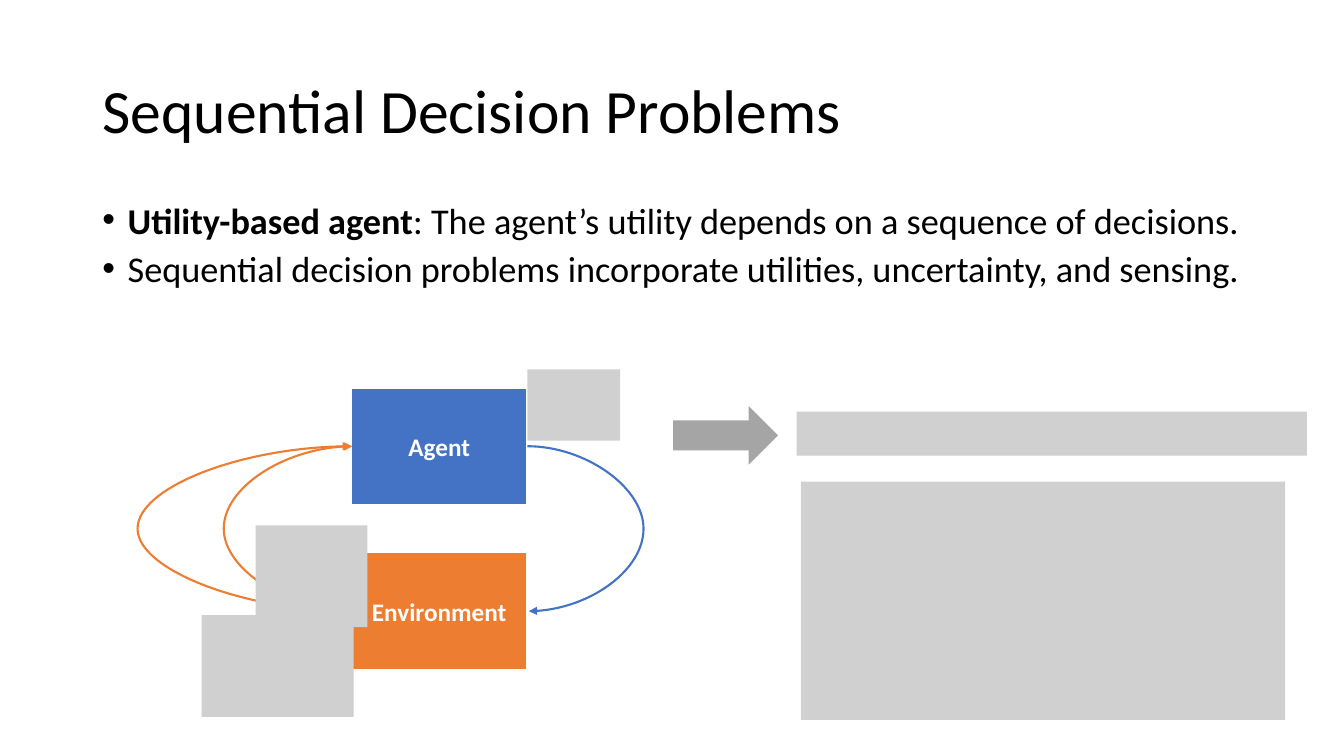
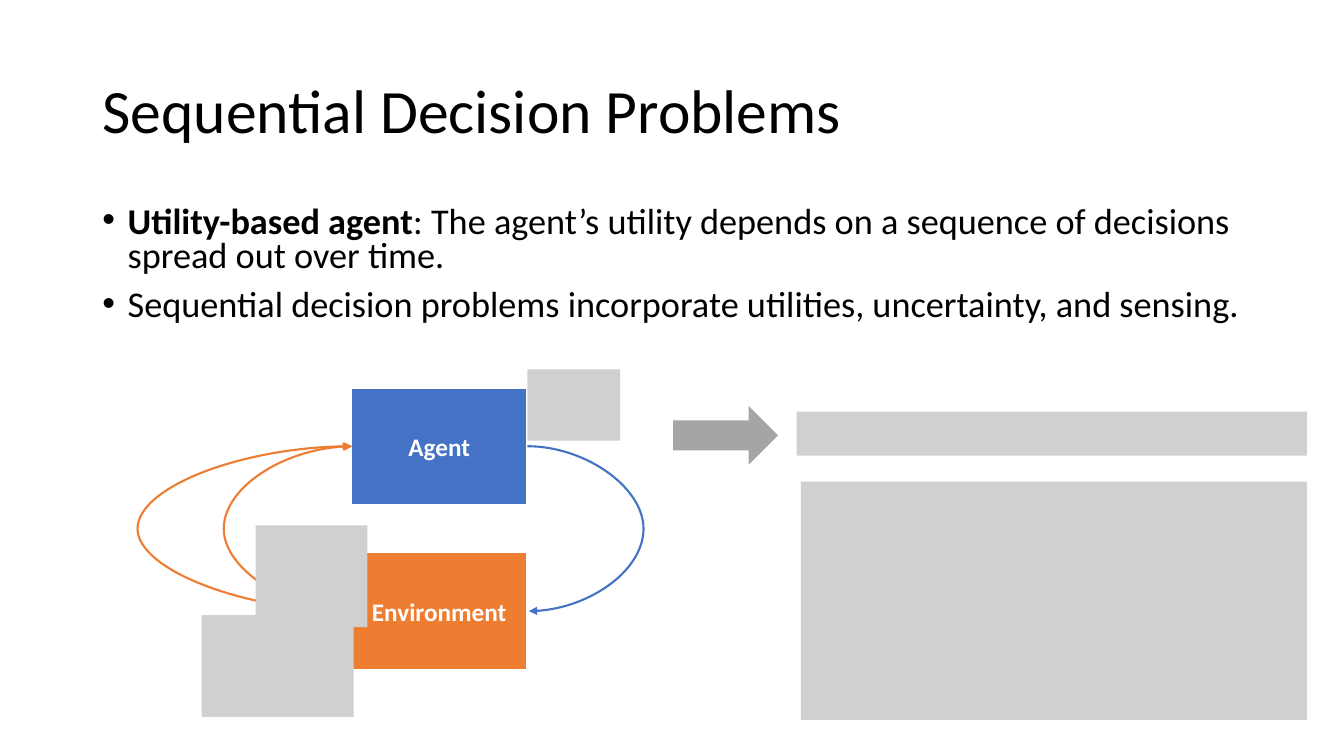
Before and after one commit to mhahsler/CS7320-AI, a slide deck: slide 3 of slides/22_Reinforcement_Learning.pptx. Drawn at 1344x756 pixels with LibreOffice and Linux fonts; fonts in the diff are those of the drawing; grey boxes stand for pictures. Boxes give left, top, right and bottom in pixels: in the first picture for what was removed or moved away, otherwise in the second. Text is boxed around its words. In the diff, an @@ line names an element or a change of style, - is before the commit and + after.

```diff
--- a/slides/22_Reinforcement_Learning.pptx
+++ b/slides/22_Reinforcement_Learning.pptx
@@ text at bbox=[128, 208, 1230, 274]: text changed @@
-• Utility-based agent: The agent’s utility depends on a sequence of decisions.
+• Utility-based agent: The agent’s utility depends on a sequence of decisions spread out over time.
@@ picture: place and size @@
-picture at bbox=[801, 482, 1286, 721]
+picture at bbox=[801, 482, 1307, 721]
```
Also in this commit, not shown: 8 other slides changed, 1 other file.
